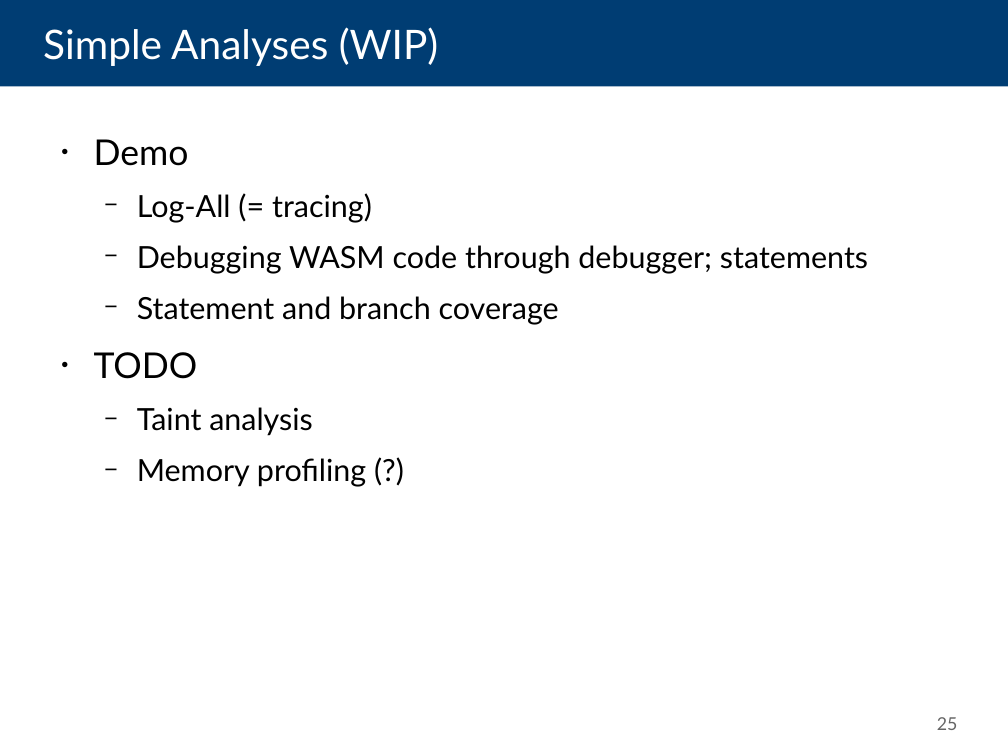
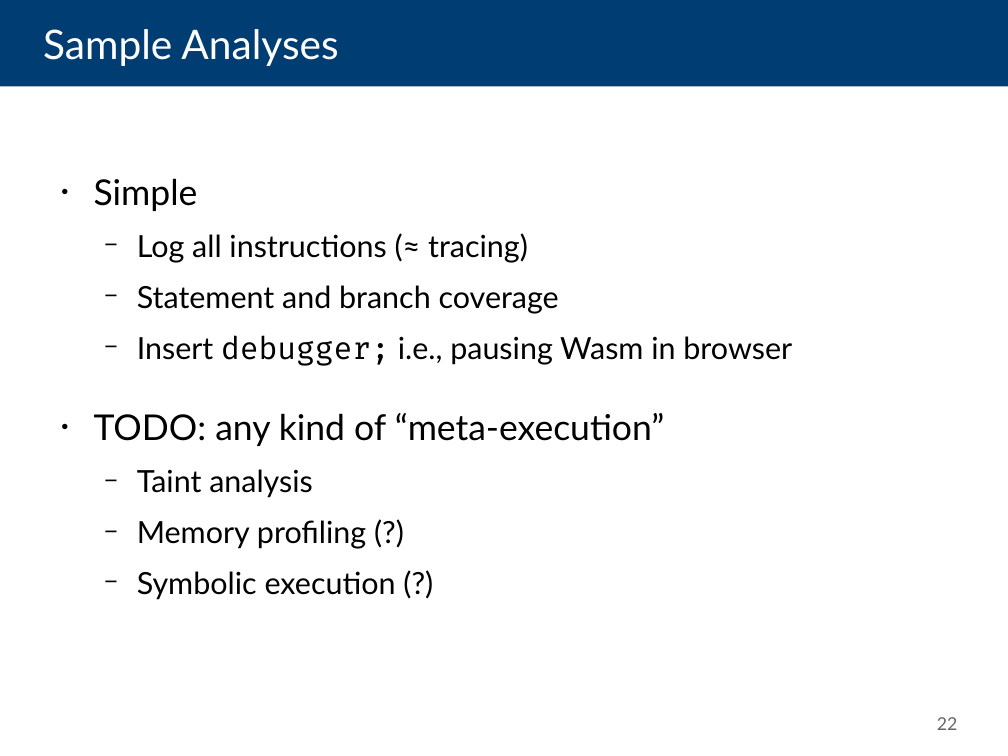
Before and after one commit to danleh/wasabi, a slide deck: slide 22 of 2018-04-11 Presentation/own-work.odp (slide 25 before the commit). Drawn at 1008x756 pixels with LibreOffice and Linux fonts; fonts in the diff are those of the drawing. Boxes give left, top, right and bottom in pixels: in the first picture for what was removed or moved away, otherwise in the second. Text is boxed around its words. In the diff, an @@ line names an element or a change of style, - is before the commit and + after.

```diff
--- a/2018-04-11 Presentation/own-work.odp
+++ b/2018-04-11 Presentation/own-work.odp
@@ title at [43,29,338,66]: text changed @@
-Simple Analyses (WIP)
+Sample Analyses
@@ text "Simple" at [94,178,792,600]: vertical alignment top to middle @@
@@ text at [94,178,528,263]: text changed @@
-● Demo
-  − Log-All (= tracing)
-  − Debugging WASM code through debugger; statements
+● Simple
+  − Log all instructions (≈ tracing)
@@ text at [94,335,792,446]: text changed; size 28 to 24 pt @@
-● TODO
+  − Insert debugger; i.e., pausing Wasm in browser
+● TODO: any kind of “meta-execution”
@@ text at [137,571,396,600]: paragraph added @@
+  − Symbolic execution (?)
@@ page number at [937,717,958,730]: text changed @@
-25
+22
```
Also in this commit, not shown: 6 other slides changed, 9 slides added, 5 slides removed.
